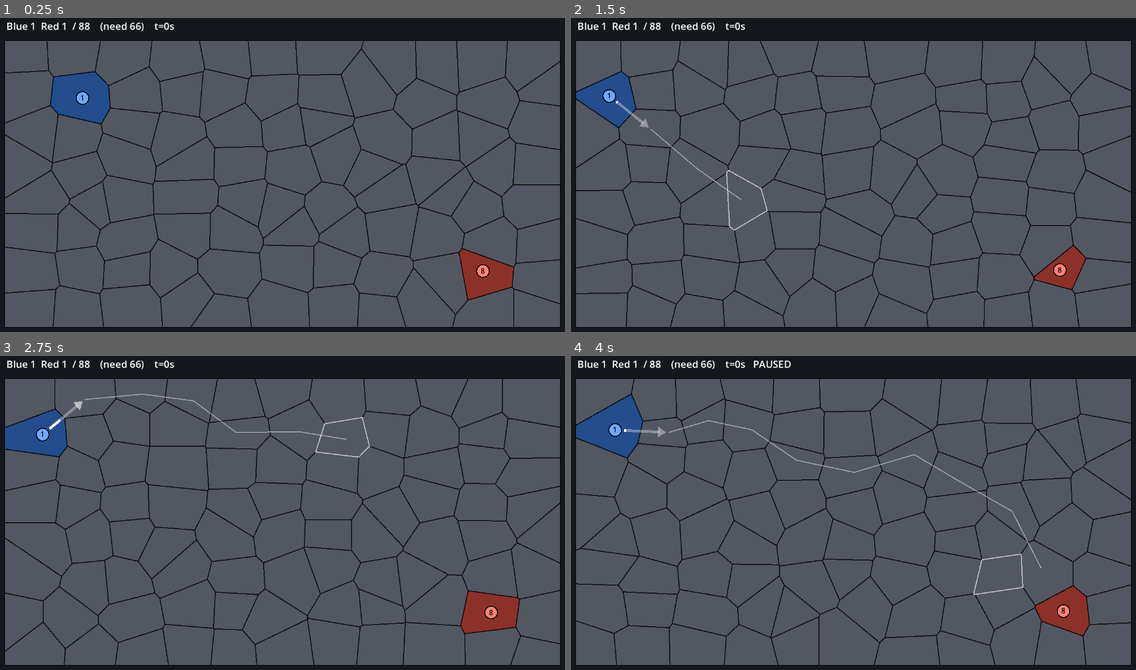
Above: before the commit, frames 1-4 (two rows, left to right).
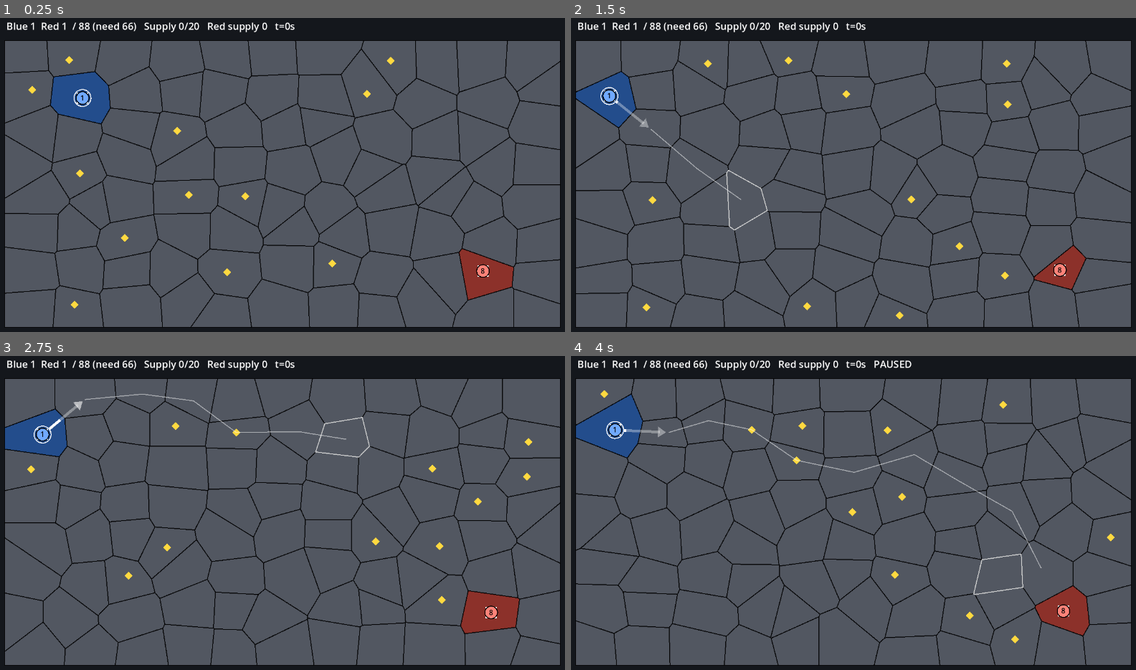
Above: after the commit, the same moments.

Repository: nschnab/PlanetFall
Game: Godot game, scene res://main.tscn
Same seed, same stepped clock (60 frames per second), same inputs: the game is played once before the commit and once after it.
Inputs (mouse positions are in pixels of both pictures, inside the frame that each line leads up to):
- Up to frame 1 (0.25 s): no input
- Up to frame 2 (1.5 s): tap Enter at 0.5 s; move the mouse to (977, 159) at 0.52 s; tap R at 0.6, 1.35 s; click (977, 159) at 0.67 s; tap Space at 0.77, 1.25 s; move the mouse to (740, 190) at 1.27 s; click (740, 190) at 1.42 s
- Up to frame 3 (2.75 s): tap Space at 1.52 s; tap Enter at 2 s; move the mouse to (339, 440) at 2.02 s; tap R at 2.1 s; click (339, 440) at 2.17 s
- Up to frame 4 (4 s): tap Space at 2.75, 3.02, 3.77 s; move the mouse to (825, 578) at 2.77 s; tap R at 2.85, 3.6 s; click (825, 578) at 2.92 s; tap Enter at 3.5 s; move the mouse to (1023, 560) at 3.52 s; click (1023, 560) at 3.67 s

The runs differ from the first frame. In frame 1, 0.8% of the frame differs, in the area x 4-87%, y 1-93%; in frame 2, 0.8%; in frame 3, 0.8%; in frame 4, 0.9%, in the area x 5-97%, y 1-92%.

Commit message:
Spike: supply economy, extra stacks, hunting enemy, deposits, stack selection
Co-Authored-By: Claude Sonnet 5.5 <noreply@anthropic.com>

Claude-Session: https://claude.ai/code/session_01HYAGtzoeQT88dJ9dEikqPX

Diff:
--- a/prototypes/capture-spike/main.gd
+++ b/prototypes/capture-spike/main.gd
@@ -9,6 +9,11 @@
 const MOVE_DELAY := 1.5    # seconds an order shows its arrow before the hop
 const BATTLE_SLOW := 0.4   # hop speed multiplier while in a fight (enter or leave)
 const WIN_FRAC := 0.75
+const INCOME_TILE := 0.2     # supply per second per owned tile
+const DEPOSIT_MULT := 5.0
+const STACK_COST := 20.0
+const NEW_STACK_STR := 5
+const DEPOSITS := 12
 
 var seeds: Array[Vector2] = []
 var polys: Array[PackedVector2Array] = []
@@ -18,7 +23,10 @@
 var t := 0.0
 var paused := false
 var state := 0                        # 0 play, 1 win, 2 lose
-var respawn_in := 0.0
+var deposit: PackedByteArray = []
+var supply := [0.0, 0.0, 0.0]
+var capital := [-1, -1, -1]
+var selected = null
 var rng := RandomNumberGenerator.new()
 var hover := -1
 
@@ -68,10 +76,20 @@
 	var et := nearest(Vector2(W - 150, H - 120))
 	owner_of[pt] = 1
 	owner_of[et] = 2
+	capital = [-1, pt, et]
+	deposit = PackedByteArray()
+	deposit.resize(n)
+	var placed := 0
+	while placed < DEPOSITS:
+		var d := rng.randi() % n
+		if deposit[d] == 0 and d != pt and d != et:
+			deposit[d] = 1
+			placed += 1
+	supply = [0.0, 0.0, 0.0]
 	stacks = [make_stack(1, pt, 10), make_stack(2, et, 8)]
+	selected = stacks[0]
 	t = 0.0
 	state = 0
-	respawn_in = 0.0
 	paused = false
 
 func make_stack(side: int, tile: int, strength: int) -> Dictionary:
@@ -143,8 +161,19 @@
 func _unhandled_input(e: InputEvent) -> void:
 	if e is InputEventMouseButton and e.pressed and e.button_index == MOUSE_BUTTON_LEFT and state == 0:
 		var tl := tile_at(e.position)
-		var s: Dictionary = stacks[0]
-		if tl >= 0 and s.side == 1:
+		if tl < 0:
+			return
+		# clicking a tile with your own stack selects it (repeat clicks cycle through a pile)
+		var here := []
+		for o in stacks:
+			if o.side == 1 and o.tile == tl:
+				here.append(o)
+		if not here.is_empty() and (selected == null or selected.tile != tl or here.size() > 1):
+			var idx := here.find(selected)
+			selected = here[(idx + 1) % here.size()]
+			return
+		if selected != null and stacks.has(selected):
+			var s: Dictionary = selected
 			s.path = find_path(s.tile, tl)
 			# keep a pending hop only if the new route still starts with it
 			if s.target != -1 and (s.path.is_empty() or s.path[0] != s.target):
@@ -168,14 +197,13 @@
 	t += dt
 	for s in stacks:
 		advance(s, dt)
-	# enemy random walk
+	# enemy AI: each idle stack marches on the nearest tile the enemy does not own
 	for s in stacks:
 		if s.side == 2 and s.target == -1 and s.path.is_empty():
 			s.wait -= dt
 			if s.wait <= 0.0:
-				var nb: Array = nbrs[s.tile]
-				s.path = [nb[rng.randi() % nb.size()]]
-				s.wait = rng.randf_range(0.0, 2.0)  # sometimes lingers
+				s.path = path_to_nearest_foreign(s.tile, 2)
+				s.wait = rng.randf_range(0.5, 2.0)
 	# battles: start as soon as a stack begins moving into an enemy tile
 	for i in range(stacks.size()):
 		for j in range(i + 1, stacks.size()):
@@ -190,14 +218,32 @@
 			dead.append(s)
 	for s in dead:
 		stacks.erase(s)
-		if s.side == 1:
-			state = 2
-		else:
-			respawn_in = 20.0
-	if respawn_in > 0.0:
-		respawn_in -= dt
-		if respawn_in <= 0.0:
-			stacks.append(make_stack(2, rng.randi() % seeds.size(), 8))
+	if selected != null and not stacks.has(selected):
+		selected = null
+		for o in stacks:
+			if o.side == 1:
+				selected = o
+				break
+	# economy: owned tiles make supply; supply buys a new stack at the capital
+	for side in [1, 2]:
+		var inc := 0.0
+		for i in seeds.size():
+			if owner_of[i] == side:
+				inc += INCOME_TILE * (DEPOSIT_MULT if deposit[i] == 1 else 1.0)
+		supply[side] += inc * dt
+		if supply[side] >= STACK_COST:
+			var at: int = capital[side]
+			if owner_of[at] != side:
+				var own := []
+				for i in seeds.size():
+					if owner_of[i] == side:
+						own.append(i)
+				if own.is_empty():
+					continue
+				at = own[rng.randi() % own.size()]
+			supply[side] -= STACK_COST
+			var ns := make_stack(side, at, NEW_STACK_STR)
+			stacks.append(ns)
 	# instant capture: alone on a tile you do not own
 	for s in stacks:
 		var tl: int = s.tile
@@ -211,8 +257,38 @@
 	for o in owner_of:
 		if o == 1:
 			mine += 1
+	var theirs := 0
+	for o in owner_of:
+		if o == 2:
+			theirs += 1
 	if float(mine) / seeds.size() >= WIN_FRAC:
 		state = 1
+	elif mine == 0 or float(theirs) / seeds.size() >= WIN_FRAC:
+		state = 2
+
+func path_to_nearest_foreign(from: int, side: int) -> Array:
+	var prev := {from: -1}
+	var q := [from]
+	var goal := -1
+	while not q.is_empty():
+		var c: int = q.pop_front()
+		if c != from and owner_of[c] != side:
+			goal = c
+			break
+		var nb: Array = nbrs[c].duplicate()
+		nb.shuffle()
+		for n in nb:
+			if not prev.has(n):
+				prev[n] = c
+				q.append(n)
+	if goal == -1:
+		return []
+	var path := []
+	var c: int = goal
+	while c != from:
+		path.push_front(c)
+		c = prev[c]
+	return path
 
 func fighting(a: Dictionary, b: Dictionary) -> bool:
 	if a.side == b.side:
@@ -269,13 +345,19 @@
 		var outline := PackedVector2Array(polys[i])
 		outline.append(polys[i][0])
 		draw_polyline(outline, Color(0, 0, 0, 0.8), 2.0)
+	for i in polys.size():
+		var c := centroid(i)
+		if deposit[i] == 1:
+			draw_colored_polygon(PackedVector2Array([c + Vector2(0, -9), c + Vector2(9, 0), c + Vector2(0, 9), c + Vector2(-9, 0)]), Color(1, 0.85, 0.25))
+		if i == capital[1] or i == capital[2]:
+			draw_rect(Rect2(c - Vector2(11, 11), Vector2(22, 22)), Color.WHITE, false, 3.0)
 	if hover >= 0:
 		var o := PackedVector2Array(polys[hover])
 		o.append(polys[hover][0])
 		draw_polyline(o, Color(1, 1, 1, 0.8), 2.0)
 	# player path
-	if not stacks.is_empty() and stacks[0].side == 1:
-		var p0: Dictionary = stacks[0]
+	if selected != null and stacks.has(selected):
+		var p0: Dictionary = selected
 		var prev := centroid(p0.target) if p0.target != -1 else stack_pos(p0)
 		for tl in p0.path:
 			draw_line(prev, centroid(tl), Color(1, 1, 1, 0.5), 2.0)
@@ -289,6 +371,8 @@
 		draw_circle(pos, 15, Color.BLACK)
 		draw_circle(pos, 13, side_color(s.side).lightened(0.25))
 		draw_string(font, pos + Vector2(-8, 6), str(ceili(s.hp)), HORIZONTAL_ALIGNMENT_CENTER, 16, 16, Color.BLACK)
+		if s == selected:
+			draw_arc(pos, 19, 0, TAU, 24, Color.WHITE, 2.0)
 		var contested := engaged(s)
 		if contested:
 			draw_arc(pos, 22, 0, TAU, 24, Color(1, 0.9, 0.2), 3.0)
@@ -299,8 +383,8 @@
 			mine += 1
 		elif o == 2:
 			theirs += 1
-	var txt := "Blue %d  Red %d  / %d    (need %d)    t=%ds%s" % [mine, theirs, seeds.size(), ceili(seeds.size() * WIN_FRAC), int(t), "   PAUSED" if paused else ""]
+	var txt := "Blue %d  Red %d  / %d (need %d)   Supply %d/%d   Red supply %d   t=%ds%s" % [mine, theirs, seeds.size(), ceili(seeds.size() * WIN_FRAC), int(supply[1]), int(STACK_COST), int(supply[2]), int(t), "   PAUSED" if paused else ""]
 	draw_string(font, Vector2(24, 36), txt, HORIZONTAL_ALIGNMENT_LEFT, -1, 22)
 	if state != 0:
-		var msg := "YOU WIN" if state == 1 else "STACK DESTROYED"
+		var msg := "YOU WIN" if state == 1 else "DEFEATED"
 		draw_string(font, Vector2(W / 2 - 160, H / 2), msg + "  (R to restart)", HORIZONTAL_ALIGNMENT_LEFT, -1, 32, Color.WHITE)
